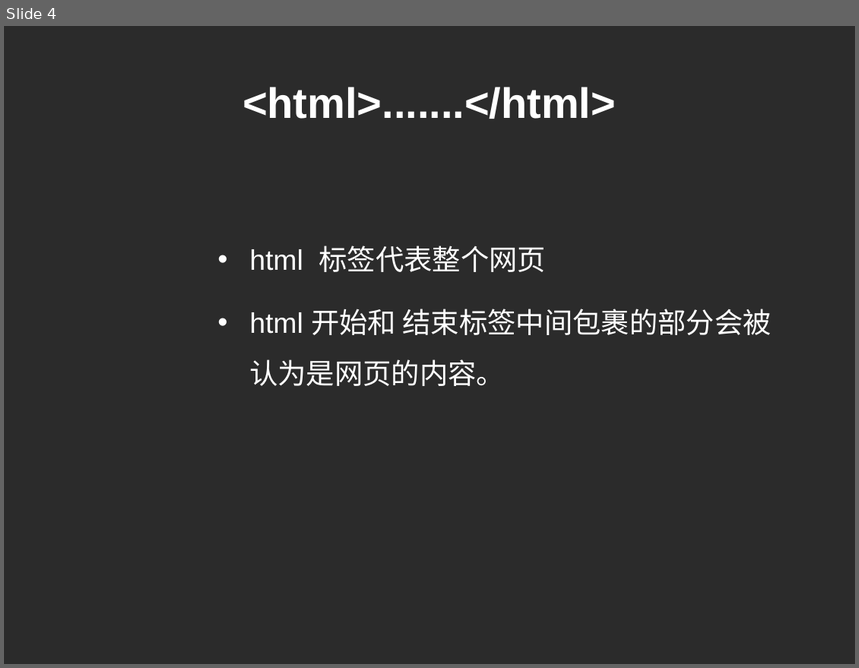
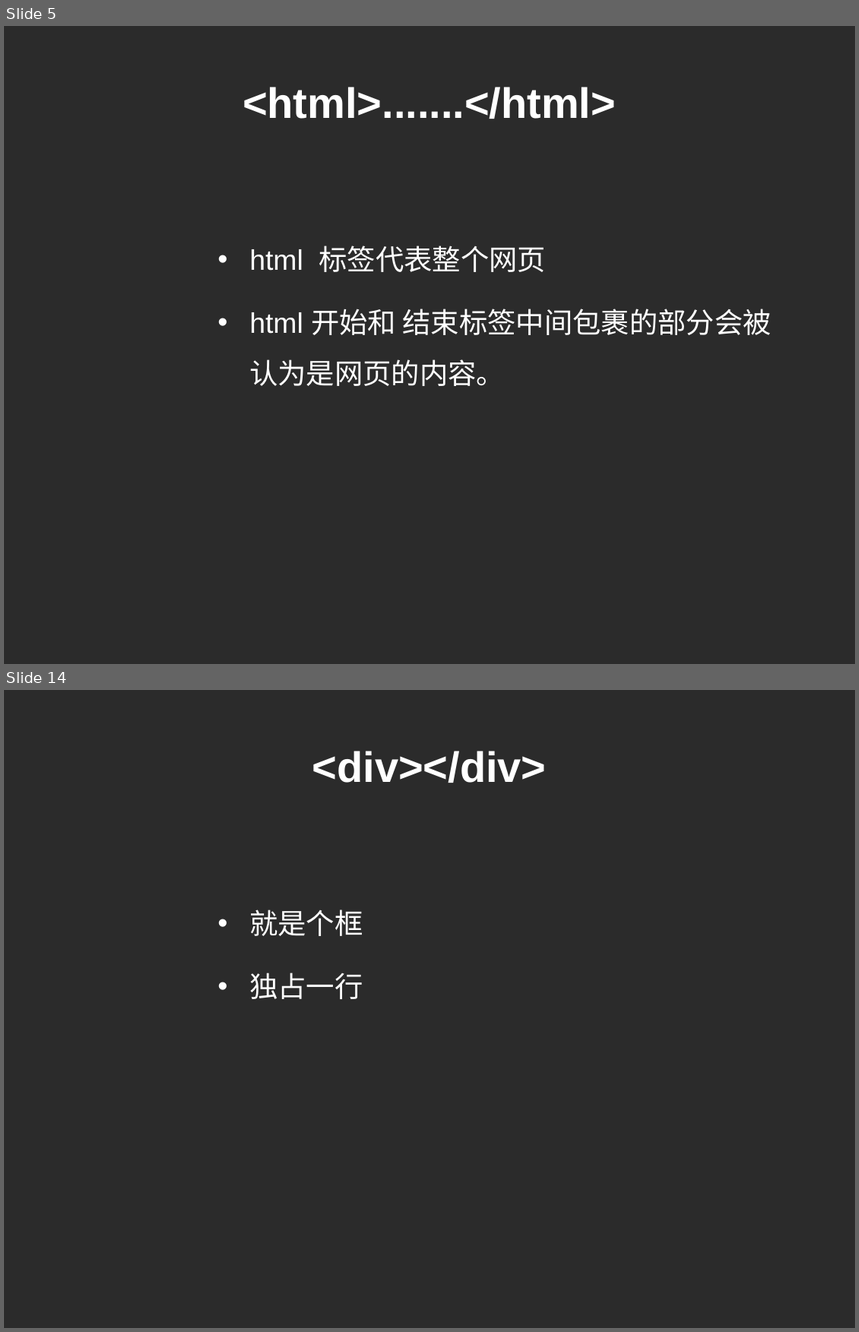
Before and after one commit to cd-vr1class/homework, a slide deck: ppt/7-4html基础.ppt. Shown one above the other, each under a label of ours: slide 4 before the commit, slides 5 and 14 after it; the slides between them are not shown. The pictures are 859x668 and 859x1332 pixels, drawn with LibreOffice and Linux fonts; fonts in the diff are those of the drawing; background and template pictures are left out; a plain dark background stands for a picture behind light text. Boxes give left, top, right and bottom in pixels: in the first picture for what was removed or moved away, otherwise in the second. Text is boxed around its words. In the diff, an @@ line names an element or a change of style, - is before the commit and + after.

```diff
--- a/ppt/7-4html基础.ppt
+++ b/ppt/7-4html基础.ppt
@@ slide 14 added at <box>4,690,855,1328</box>, background picture (left out) @@
@@ title added at <box>313,751,547,783</box>, 36 pt, text #FFFFFF, bold @@
+<div></div>
@@ text added at <box>249,910,363,999</box>, 24 pt, text #FFFFFF @@
+• 就是个框
+• 独占一行
@@ what was slide 4 is now slide 5 @@
```
Also in this commit, not shown: 1 slide changed, 8 other slides added, 6 other files.
